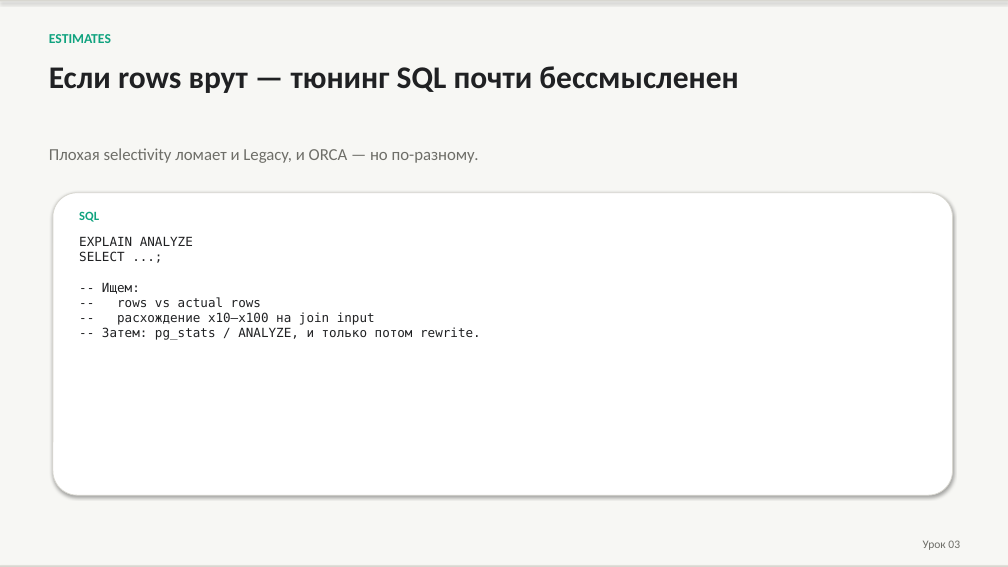
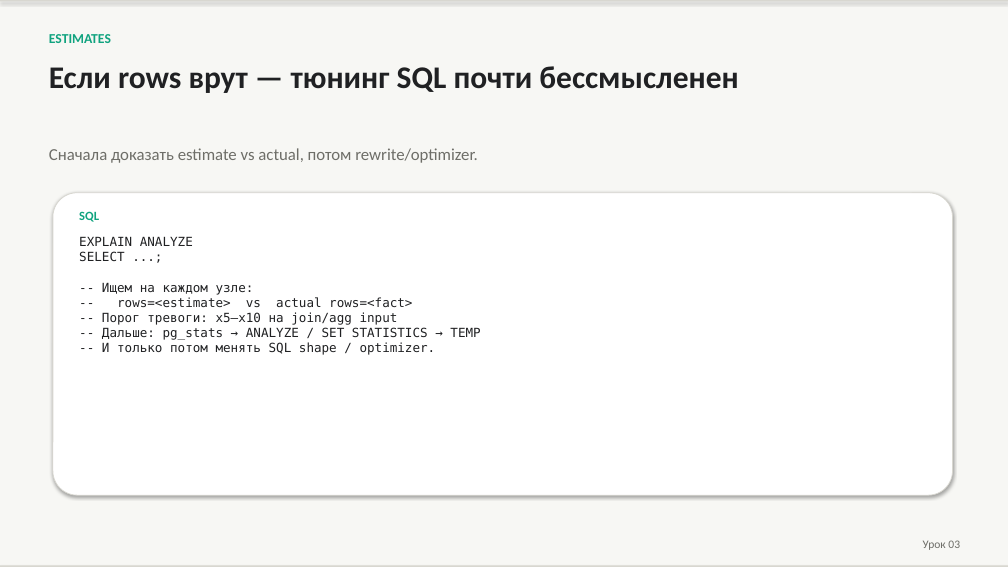
Before and after one commit to PaulKov/de-mentor, a slide deck: slide 34 of artifacts/greenplum-query-tuning-theory.pptx. Drawn at 1008x567 pixels with LibreOffice and Linux fonts; fonts in the diff are those of the drawing. Boxes give left, top, right and bottom in pixels: in the first picture for what was removed or moved away, otherwise in the second. Text is boxed around its words. In the diff, an @@ line names an element or a change of style, - is before the commit and + after.

```diff
--- a/artifacts/greenplum-query-tuning-theory.pptx
+++ b/artifacts/greenplum-query-tuning-theory.pptx
@@ text at [49,148,478,163]: text changed @@
-Плохая selectivity ломает и Legacy, и ORCA — но по-разному.
+Сначала доказать estimate vs actual, потом rewrite/optimizer.
@@ text at [79,236,480,355]: text changed @@
-EXPLAIN ANALYZE
-SELECT ...;
--- Ищем:
--- rows vs actual rows
--- расхождение x10–x100 на join input
--- Затем: pg_stats / ANALYZE, и только потом rewrite.
+EXPLAIN ANALYZE
+SELECT ...;
+-- Ищем на каждом узле:
+-- rows=<estimate> vs actual rows=<fact>
+-- Порог тревоги: x5–x10 на join/agg input
+-- Дальше: pg_stats → ANALYZE / SET STATISTICS → TEMP
+-- И только потом менять SQL shape / optimizer.
```
Also in this commit, not shown: 3 other slides changed, 12 slides added, 2 slides removed, 38 other files.
